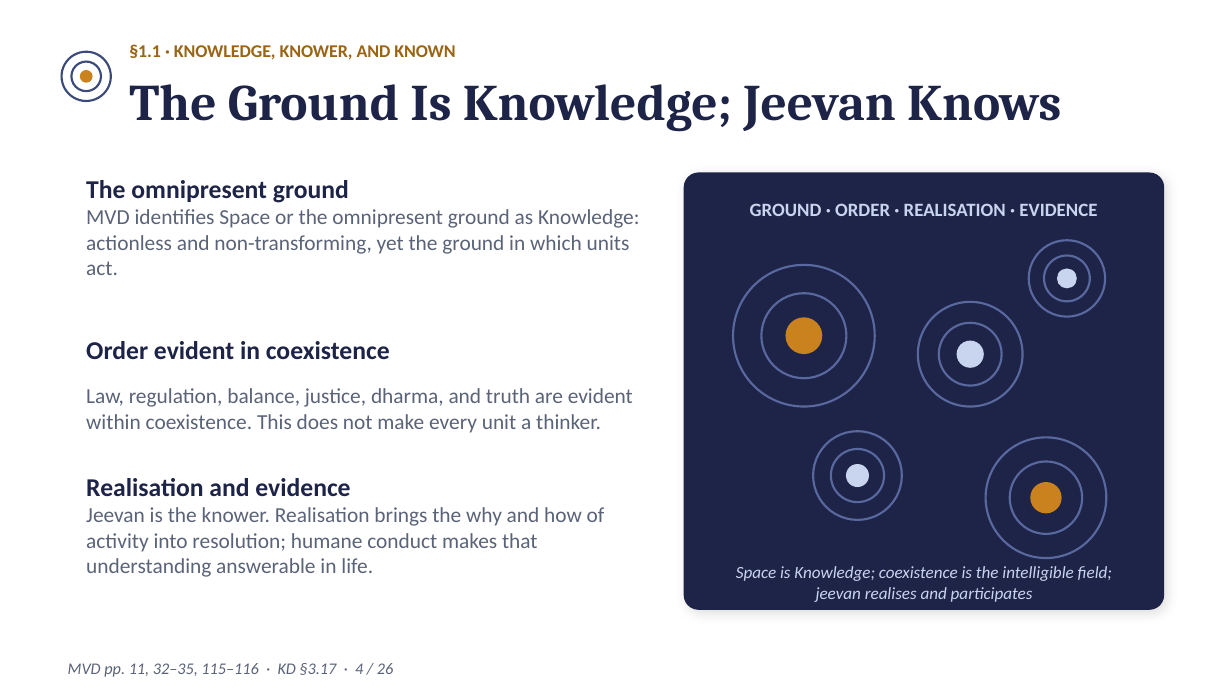
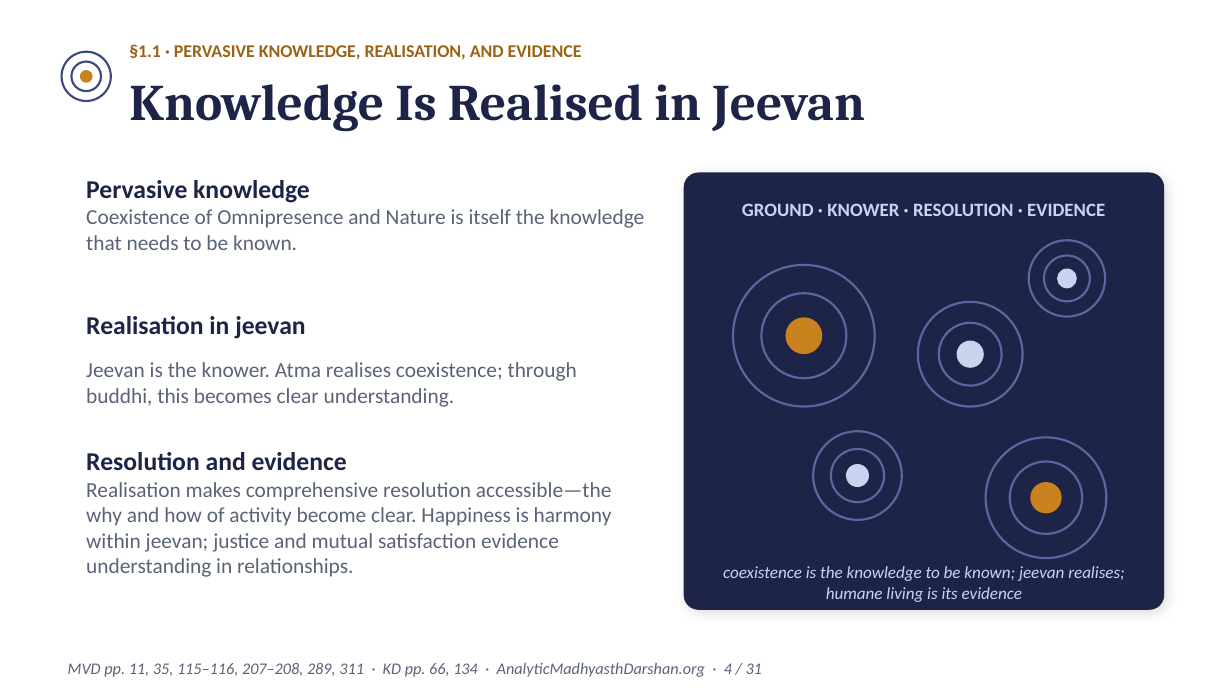
Before and after one commit to raghavamohan/AnalyticMadhyasthDarshan, a slide deck: slide 4 of Studies/The-Epistemology-of-Coexistence/The-Epistemology-of-Coexistence-Madhyasth-Darshan.pptx. Drawn at 1232x693 pixels with LibreOffice and Linux fonts; fonts in the diff are those of the drawing. Boxes give left, top, right and bottom in pixels: in the first picture for what was removed or moved away, otherwise in the second. Text is boxed around its words. In the diff, an @@ line names an element or a change of style, - is before the commit and + after.

```diff
--- a/Studies/The-Epistemology-of-Coexistence/The-Epistemology-of-Coexistence-Madhyasth-Darshan.pptx
+++ b/Studies/The-Epistemology-of-Coexistence/The-Epistemology-of-Coexistence-Madhyasth-Darshan.pptx
@@ text at (129, 44, 582, 60): text changed @@
-§1.1 · KNOWLEDGE, KNOWER, AND KNOWN
+§1.1 · PERVASIVE KNOWLEDGE, REALISATION, AND EVIDENCE
@@ text at (129, 84, 865, 131): text changed @@
-The Ground Is Knowledge; Jeevan Knows
+Knowledge Is Realised in Jeevan
@@ text at (86, 180, 645, 577): text changed @@
-The omnipresent ground
-MVD identifies Space or the omnipresent ground as Knowledge: actionless and non-transforming, yet the ground in which units act.
-Order evident in coexistence
-Law, regulation, balance, justice, dharma, and truth are evident within coexistence. This does not make every unit a thinker.
-Realisation and evidence
-Jeevan is the knower. Realisation brings the why and how of activity into resolution; humane conduct makes that understanding answerable in life.
+Pervasive knowledge
+Coexistence of Omnipresence and Nature is itself the knowledge that needs to be known.
+Realisation in jeevan
+Jeevan is the knower. Atma realises coexistence; through buddhi, this becomes clear understanding.
+Resolution and evidence
+Realisation makes comprehensive resolution accessible—the why and how of activity become clear. Happiness is harmony within jeevan; justice and mutual satisfaction evidence understanding in relationships.
@@ text at (742, 203, 1105, 216): text changed @@
-GROUND · ORDER · REALISATION · EVIDENCE
+GROUND · KNOWER · RESOLUTION · EVIDENCE
@@ text at (723, 566, 1125, 602): text changed @@
-Space is Knowledge; coexistence is the intelligible field; jeevan realises and participates
+coexistence is the knowledge to be known; jeevan realises; humane living is its evidence
@@ text at (68, 662, 762, 677): text changed @@
-MVD pp. 11, 32–35, 115–116 · KD §3.17 · 4 / 26
+MVD pp. 11, 35, 115–116, 207–208, 289, 311 · KD pp. 66, 134 · AnalyticMadhyasthDarshan.org · 4 / 31
```
Also in this commit, not shown: 17 other slides changed, 13 slides added, 8 slides removed.
